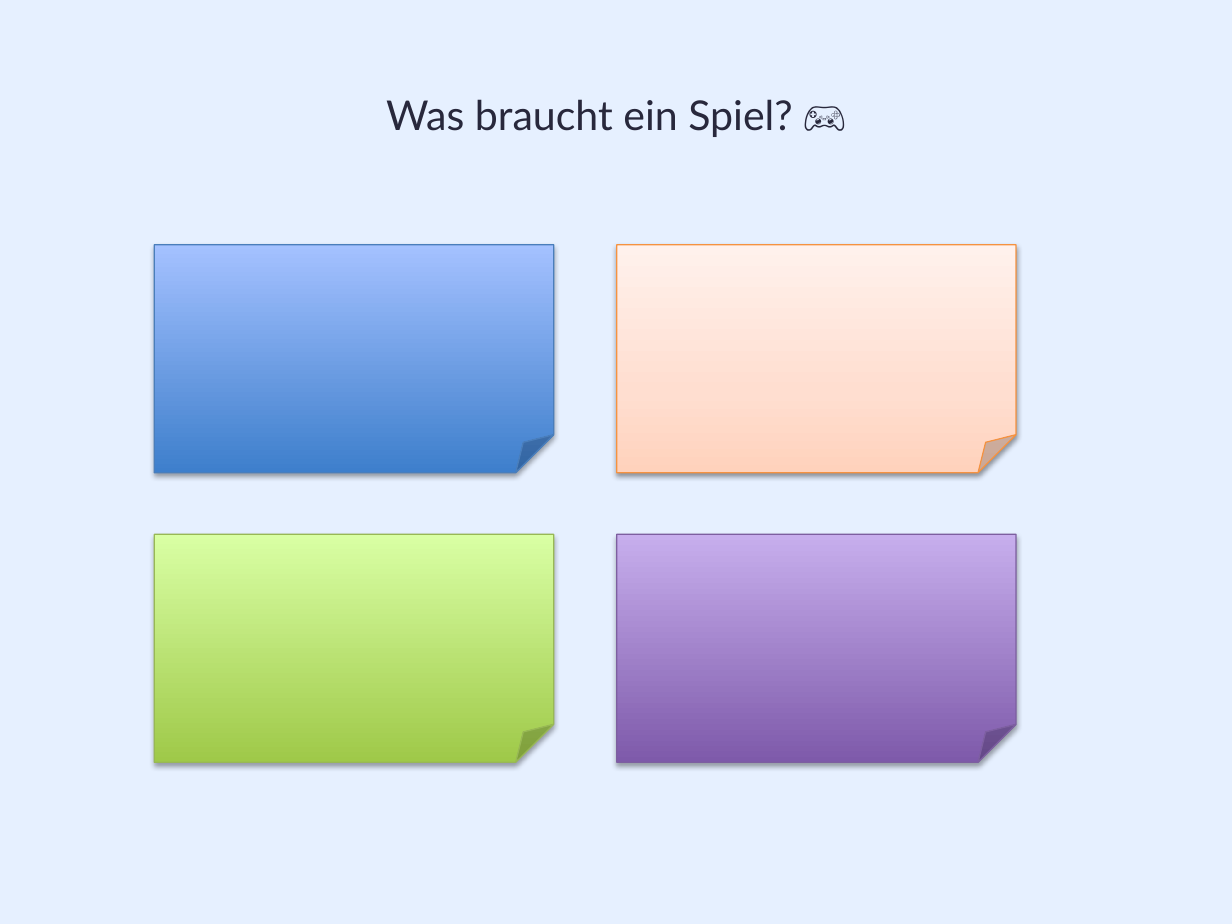
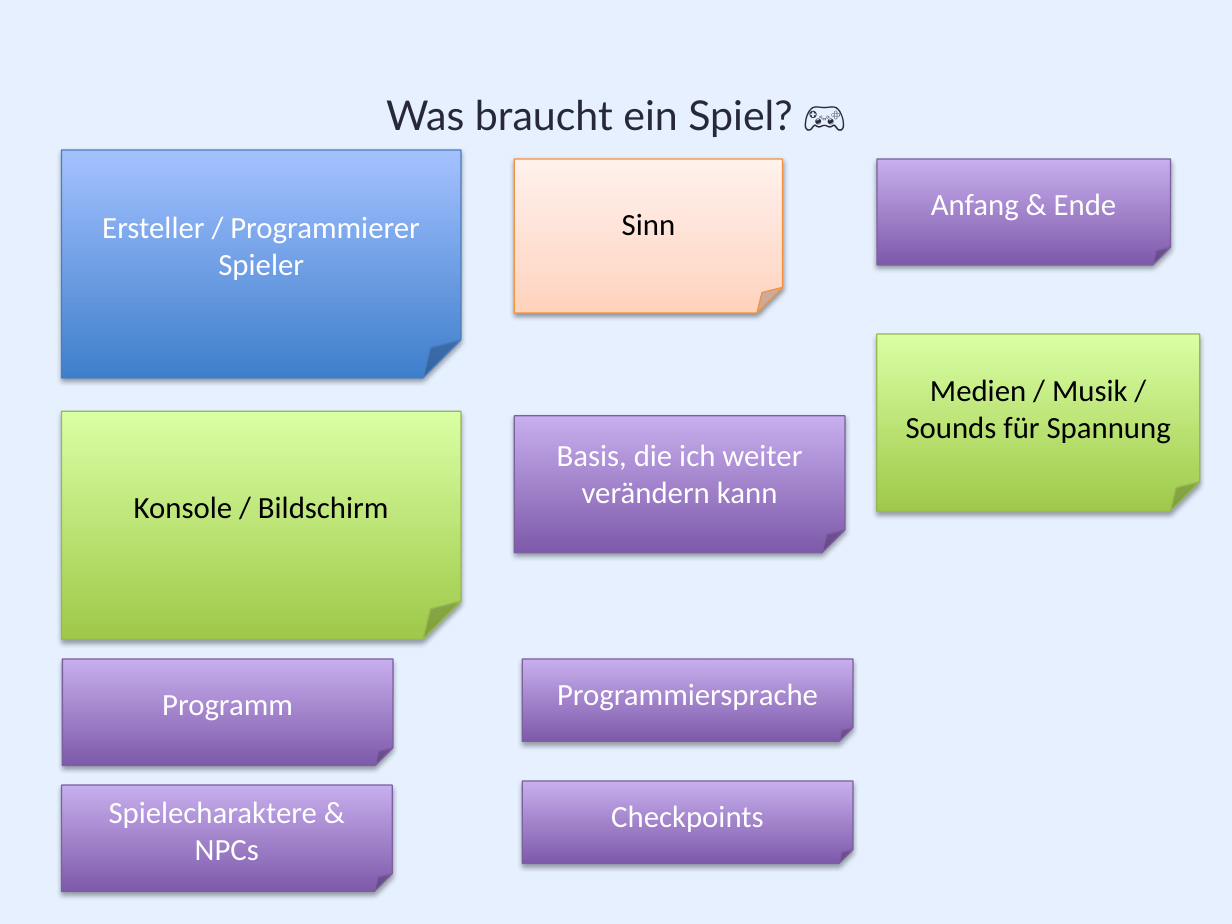
Before and after one commit to Robsbaer/monte25, a slide deck: slide 6 of Dokumente/Folien.pptx. Drawn at 1232x924 pixels with LibreOffice and Linux fonts; fonts in the diff are those of the drawing. Boxes give left, top, right and bottom in pixels: in the first picture for what was removed or moved away, otherwise in the second. Text is boxed around its words. In the diff, an @@ line names an element or a change of style, - is before the commit and + after.

```diff
--- a/Dokumente/Folien.pptx
+++ b/Dokumente/Folien.pptx
@@ folded corner "Ersteller / Programmierer Spieler": place and size @@
-folded corner "Ersteller / Programmierer Spieler" at bbox=[154, 245, 553, 473]
+folded corner "Ersteller / Programmierer Spieler" at bbox=[62, 150, 461, 378]
@@ folded corner added at bbox=[515, 159, 784, 313], fill gradient #FFD2BD to #FFDED0 to #FFF2ED, outline #F69240 0.75 pt, 18 pt, text #000000 @@
+Sinn
@@ folded corner added at bbox=[877, 159, 1170, 265], fill gradient #7F5BAB to #C8B0ED, outline #7D60A0 0.75 pt, 18 pt, text #FFFFFF @@
+Anfang & Ende
@@ text in folded corner at bbox=[102, 216, 420, 280]: text added @@
+Ersteller / Programmierer
+Spieler
@@ folded corner removed at bbox=[617, 245, 1016, 473] @@
@@ folded corner added at bbox=[877, 334, 1200, 511], fill gradient #A0CA4A to #DAFFA5, outline #98B955 0.75 pt, 18 pt, text #000000 @@
+Medien / Musik / Sounds für Spannung
@@ folded corner "Konsole / Bildschirm": place and size @@
-folded corner "Konsole / Bildschirm" at bbox=[154, 535, 553, 763]
+folded corner "Konsole / Bildschirm" at bbox=[62, 411, 461, 639]
@@ folded corner added at bbox=[515, 416, 845, 553], fill gradient #7F5BAB to #C8B0ED, outline #7D60A0 0.75 pt, 18 pt, text #FFFFFF @@
+Basis, die ich weiter verändern kann
@@ text in folded corner at bbox=[134, 496, 389, 519]: text added @@
+Konsole / Bildschirm
@@ folded corner removed at bbox=[617, 535, 1016, 763] @@
@@ folded corner added at bbox=[63, 659, 393, 765], fill gradient #7F5BAB to #C8B0ED, outline #7D60A0 0.75 pt, 18 pt, text #FFFFFF @@
+Programm
@@ folded corner added at bbox=[522, 659, 853, 742], fill gradient #7F5BAB to #C8B0ED, outline #7D60A0 0.75 pt, 18 pt, text #FFFFFF @@
+Programmiersprache
@@ folded corner added at bbox=[62, 785, 392, 891], fill gradient #7F5BAB to #C8B0ED, outline #7D60A0 0.75 pt, 18 pt, text #FFFFFF @@
+Spielecharaktere & NPCs
@@ folded corner added at bbox=[522, 781, 853, 864], fill gradient #7F5BAB to #C8B0ED, outline #7D60A0 0.75 pt, 18 pt, text #FFFFFF @@
+Checkpoints
```
Also in this commit, not shown: 4 other slides changed, 1 other file.
